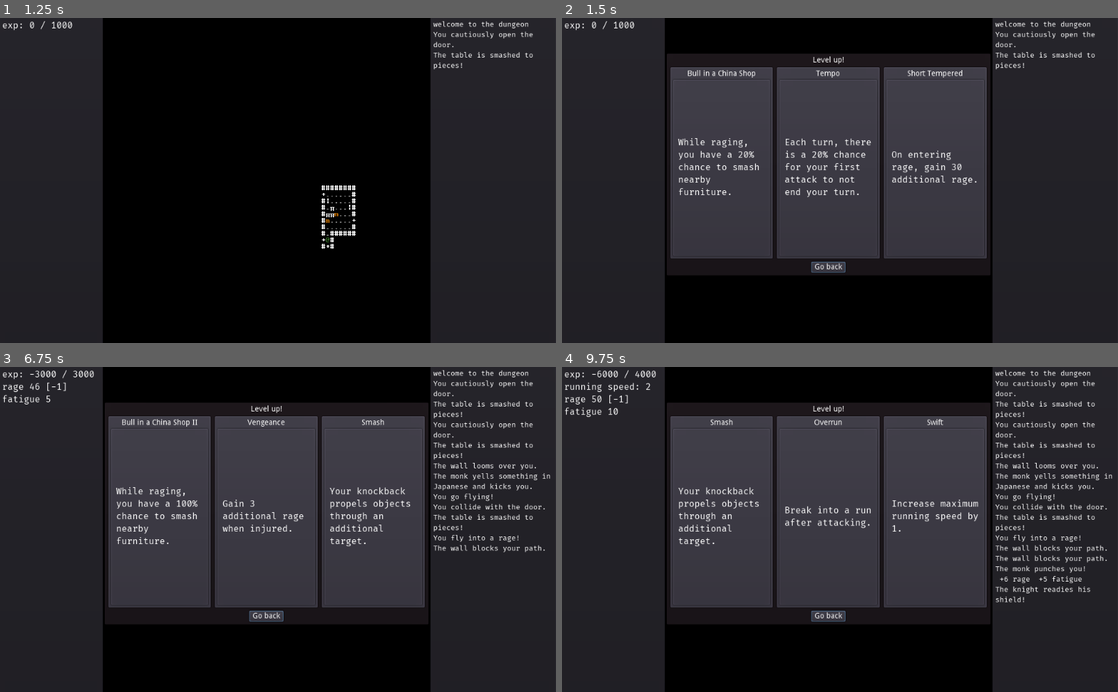
Above: before the commit, frames 1-4 (two rows, left to right).
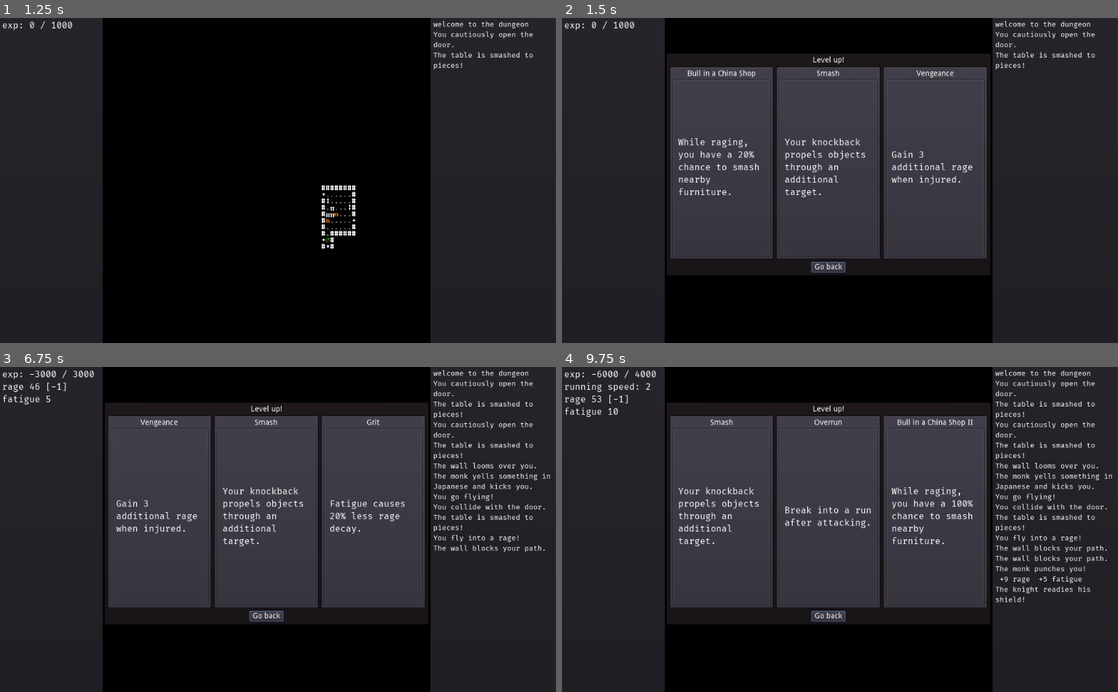
Above: after the commit, the same moments.

Repository: redxaxder/7DRL2022
Game: Godot game, scene res://scenes/root.tscn
Two runs of this game, one before a commit and one after it. Both use one fixed random seed, a clock stepped at 60 frames per second and the inputs below.
Inputs (mouse positions are in pixels of both pictures, inside the frame that each line leads up to):
- Up to frame 1 (1.25 s): tap Space (action) at 0.5 s; hold Up (up) from 0.53 s (still down); hold Space (action) from 0.53 s (still down)
- Up to frame 2 (1.5 s): keep holding Up (up); release Space (action) at 1.28 s; tap Enter (level_up) at 1.35 s
- Up to frame 3 (6.75 s): release Up (up) at 2 s; click "While raging, you have a 20% …" at 2 s; hold . (pass) 2.78-3.53 s; hold Left (left) 2.78-4.28 s; tap Space (action) at 3.5, 3.6, 5 s; tap Enter (level_up) at 4.25, 5.75, 6.6 s; hold Down (down) 4.28-5.03 s; hold Enter (level_up) 4.28-5.03 s; hold Right (right) 5.03-5.78 s; tap . (pass) at 5.1 s; hold Up (up) 5.78-6.53 s; hold Space (action) 5.78-6.53 s; hold Right (right) from 6.53 s (still down)
- Up to frame 4 (9.75 s): release Right (right) at 7.25 s; click (723, 516) at 7.25 s, where only the run before the commit has a clickable "While raging, you have a 100%…"; hold . (pass) 8.03-8.78 s; hold Right (right) 8.03-9.53 s; tap Space (action) at 8.85 s; hold Down (down) from 9.53 s (still down); hold Enter (level_up) from 9.53 s (still down)

Frame 1 is identical in both runs. In frame 2, 1.1% of the frame differs, in the area x 40-75%, y 16-56%; in frame 3, 1.9%, in the area x 20-74%, y 16-56%; in frame 4, 0.6%.

Commit message:
grit perk

Diff:
--- a/lib/perk.gd
+++ b/lib/perk.gd
@@ -6,7 +6,7 @@
 var perk_type: int
 var description: String
 
-enum PERK_TYPE{ SHORT_TEMPERED, BLOODLUST, VENGEANCE, ENDURANCE, POWER_ATTACK, SECOND_WIND, TEMPO, SWIFT, CHINA, OVERRUN }
+enum PERK_TYPE{ SHORT_TEMPERED, BLOODLUST, VENGEANCE, ENDURANCE, POWER_ATTACK, SECOND_WIND, TEMPO, SWIFT, CHINA, OVERRUN, GRIT }
 
 func evolve_perk() -> bool:
 	return false
--- /dev/null
+++ b/lib/perks/grit.gd
@@ -0,0 +1,22 @@
+extends Perk
+
+var bonus: int
+
+func _init():
+	perk_type = PERK_TYPE.GRIT
+	config()
+
+func evolve_perk() -> bool:
+	if level >= 2:
+		return false
+	level += 1
+	config()
+	return true
+
+var titles = ["Grit", "Grit II", "Grit III"]
+var bonuses = [20,15,15]
+
+func config():
+	title = titles[level]
+	bonus = bonuses[level]
+	description = "Fatigue causes {0}% less rage decay.".format([bonus])
--- a/scenes/level_up_modal.gd
+++ b/scenes/level_up_modal.gd
@@ -14,6 +14,7 @@
 	preload("res://lib/perks/swift.gd").new(),
 	preload("res://lib/perks/chinabull.gd").new(),
 	preload("res://lib/perks/overrun.gd").new(),
+	preload("res://lib/perks/grit.gd").new(),
 	]
 
 func _ready():
--- a/sprites/pc.gd
+++ b/sprites/pc.gd
@@ -28,6 +28,7 @@
 var immune_limp: bool = false
 var furniture_smash_chance: int = 0
 var overrun_perk: bool = false
+var grit_bonus: int = 0
 
 
 const base_experience_gain_rate: int = 5
@@ -101,7 +102,7 @@
 	if rage > 0:
 		rage -= rage_decay
 		rage = max(rage,int(0))
-		rage_decay = 1 + fatigue / 40
+		rage_decay = 1 + int(((100 - grit_bonus) / 100) * fatigue / 40)
 		if rage == 0: # we left rage!
 			experience_gain_rate = base_experience_gain_rate
 			debuffs = debuff_effects.get_fatigue_effects(fatigue)
@@ -395,6 +396,8 @@
 			furniture_smash_chance += p.bonus
 		p.PERK_TYPE.OVERRUN:
 			overrun_perk = true
+		p.PERK_TYPE.GRIT:
+			grit_bonus += p.bonus
 		_:
 			pass
 	var second_wind_recovery = float(second_wind_bonus) / 100.0
